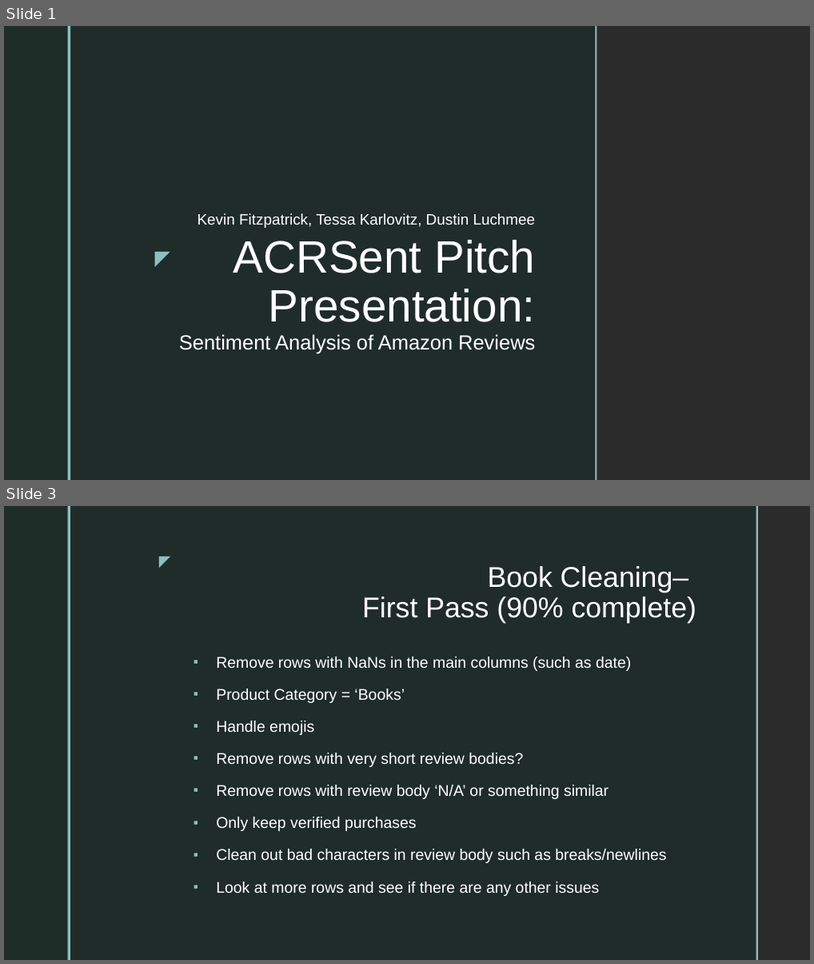
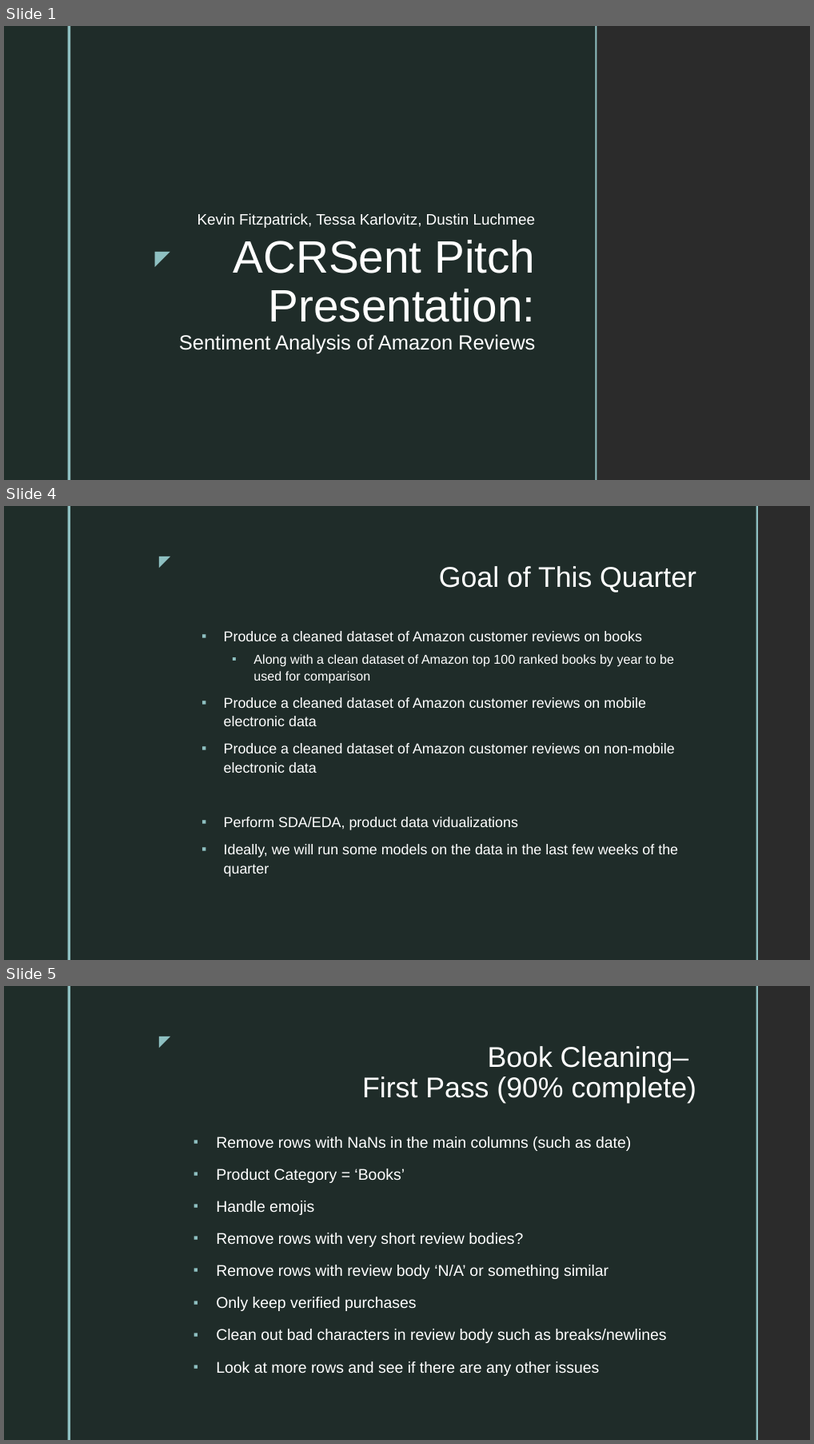
Before and after one commit to TKarlovitzDrexel/DSCI591_ACRSent, a slide deck: PitchPresentationACR_Edits.pptx. Shown one above the other, each under a label of ours: slides 1 and 3 before the commit, slides 1, 4 and 5 after it; the slides between them are not shown. The pictures are 814x964 and 814x1444 pixels, drawn with LibreOffice and Linux fonts; fonts in the diff are those of the drawing; background and template pictures are left out; a plain dark background stands for a picture behind light text. Boxes give left, top, right and bottom in pixels: in the first picture for what was removed or moved away, otherwise in the second. Text is boxed around its words. In the diff, an @@ line names an element or a change of style, - is before the commit and + after.

Commit message:
Added the background and some goals for the quarter

```diff
--- a/PitchPresentationACR_Edits.pptx
+++ b/PitchPresentationACR_Edits.pptx
@@ slide 4 added at [4,506,810,960], background picture (left out); not listed: 5 template elements that a slide beside it also shows @@
@@ title added at [439,566,697,592], 34 pt, text #FFFFFF @@
+Goal of This Quarter
@@ text added at [224,632,678,876], 17 pt, text #FFFFFF @@
+▪ Produce a cleaned dataset of Amazon customer reviews on books
+  ▪ Along with a clean dataset of Amazon top 100 ranked books by year to be used for comparison
+▪ Produce a cleaned dataset of Amazon customer reviews on mobile electronic data
+▪ Produce a cleaned dataset of Amazon customer reviews on non-mobile electronic data
+▪ Perform SDA/EDA, product data vidualizations
+▪ Ideally, we will run some models on the data in the last few weeks of the quarter
@@ what was slide 3 is now slide 5 @@
```
Also in this commit, not shown: 3 slides changed, 1 other slide added.
